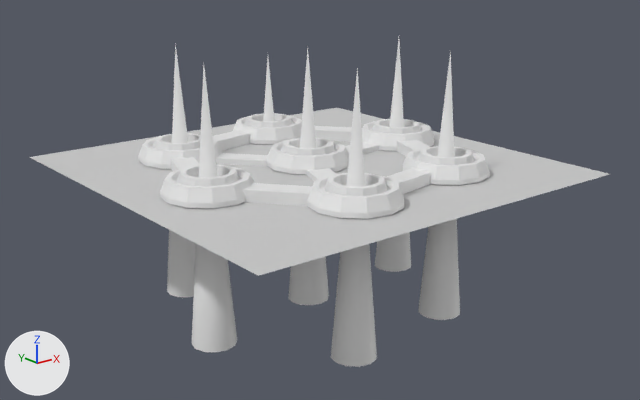
The FBX model Assets/Meshes/Tiles/Tile_ElementsGD/Tile_Pics.FBX: old version first, new version second.
The view is the same before and after, from a 50 mm camera at (38.14, -4.73, 1.12) aimed at (40.71, -1.52, -0.17). The axes (+X, +Y, +Z) are drawn at lower left. The lights are the same throughout. Where no turn or scale is listed for an object, it has been applied to the vertices.

The scene before the commit, as lines of its bpy script (objects in view):
```python
ob_box210 = bpy.data.objects.new('Box210', me_mesh_021)
ob_box210.location = (40.278, -1.31, -0.028)
ob_cylinder030 = bpy.data.objects.new('Cylinder030', me_mesh_001)
ob_cylinder030.location = (40.695, -1.464, 0.0)
ob_cylinder032 = bpy.data.objects.new('Cylinder032', me_mesh_005)
ob_cylinder032.location = (40.695, -1.464, 0.0)
ob_cylinder034 = bpy.data.objects.new('Cylinder034', me_mesh_007)
ob_cylinder034.location = (40.695, -1.464, 0.0)
ob_cylinder036 = bpy.data.objects.new('Cylinder036', me_mesh_009)
ob_cylinder036.location = (40.695, -1.464, 0.0)
ob_cylinder038 = bpy.data.objects.new('Cylinder038', me_mesh_011)
ob_cylinder038.location = (40.695, -1.464, 0.0)
ob_cylinder040 = bpy.data.objects.new('Cylinder040', me_mesh_013)
ob_cylinder040.location = (40.73, -1.356, -0.011)
ob_cylinder042 = bpy.data.objects.new('Cylinder042', me_mesh_015)
ob_cylinder042.location = (40.7, -1.444, -0.061)
# also in view: 'Cylinder035' at (40.05, -1.58, 0.05); 'Box171' at (40.57, -0.89, 0.02); 'Object088' at (40.69, -1.46, 0.0); 'Box205' at (40.79, -2.03, 0.02); 'Cylinder031' at (41.1, -1.98, 0.05)
```
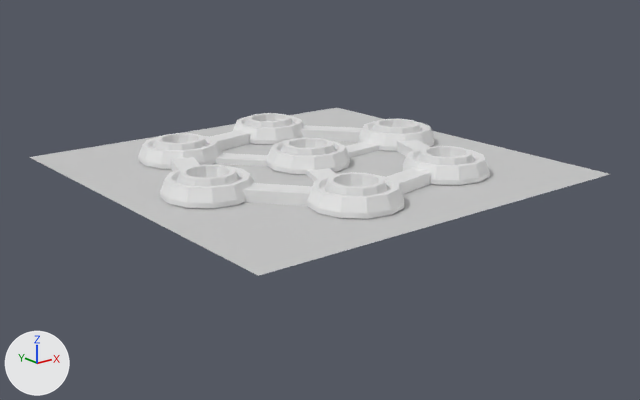
Where the newer file only moved an object's origin or applied its transform, the numbers keep the older frame.

Location of each change, (x1, y1, x2, y2) in pixels of the pictures (640 x 400 px):
'Cylinder034', deleted
    before: (331, 68, 377, 367)
'Cylinder036', deleted
    before: (192, 64, 237, 352)
'Cylinder032', deleted
    before: (419, 50, 460, 320)
'Cylinder042', deleted
    before: (288, 47, 329, 305)
'Cylinder038', deleted
    before: (167, 43, 196, 297)
'Cylinder030', deleted
    before: (375, 39, 411, 272)
'Cylinder040', deleted
    before: (263, 56, 275, 121)

Edits to the bpy script that builds the scene:
```text
Remove ob_cylinder036:
    ob_cylinder036 = bpy.data.objects.new('Cylinder036', me_mesh_009)
    ob_cylinder036.location = (40.695, -1.464, 0.0)
Remove ob_cylinder042:
    ob_cylinder042 = bpy.data.objects.new('Cylinder042', me_mesh_015)
    ob_cylinder042.location = (40.7, -1.444, -0.061)
Remove ob_cylinder032:
    ob_cylinder032 = bpy.data.objects.new('Cylinder032', me_mesh_005)
    ob_cylinder032.location = (40.695, -1.464, 0.0)
Remove ob_cylinder030:
    ob_cylinder030 = bpy.data.objects.new('Cylinder030', me_mesh_001)
    ob_cylinder030.location = (40.695, -1.464, 0.0)
Remove ob_cylinder034:
    ob_cylinder034 = bpy.data.objects.new('Cylinder034', me_mesh_007)
    ob_cylinder034.location = (40.695, -1.464, 0.0)
Remove ob_cylinder040:
    ob_cylinder040 = bpy.data.objects.new('Cylinder040', me_mesh_013)
    ob_cylinder040.location = (40.73, -1.356, -0.011)
Remove ob_cylinder038:
    ob_cylinder038 = bpy.data.objects.new('Cylinder038', me_mesh_011)
    ob_cylinder038.location = (40.695, -1.464, 0.0)
```
